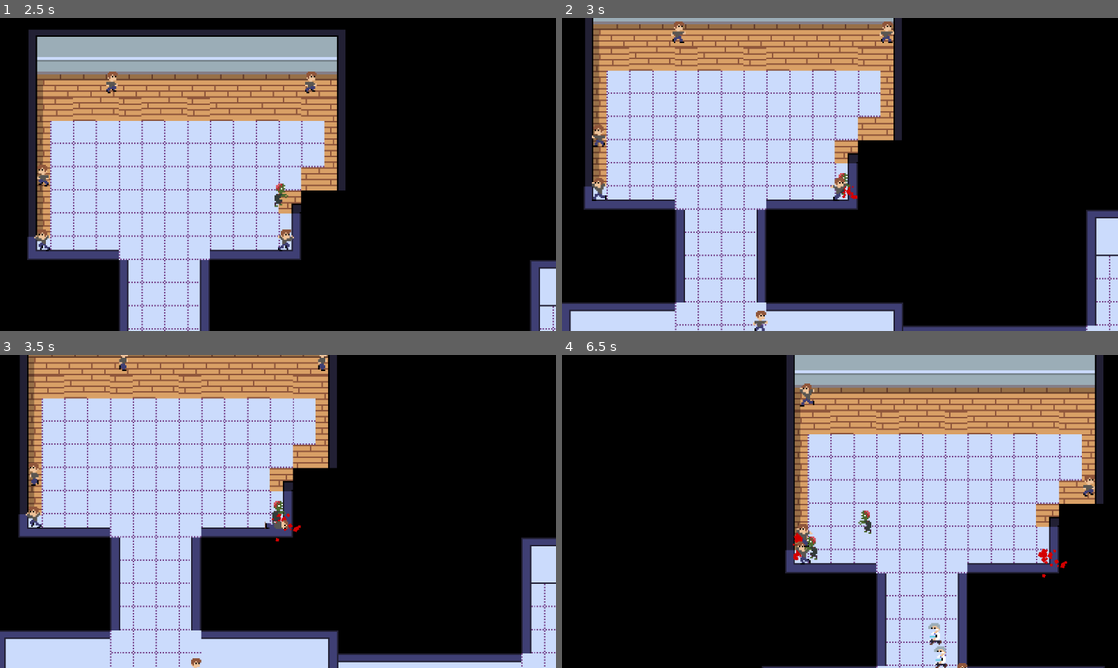
Above: before the commit, frames 1-4 (two rows, left to right).
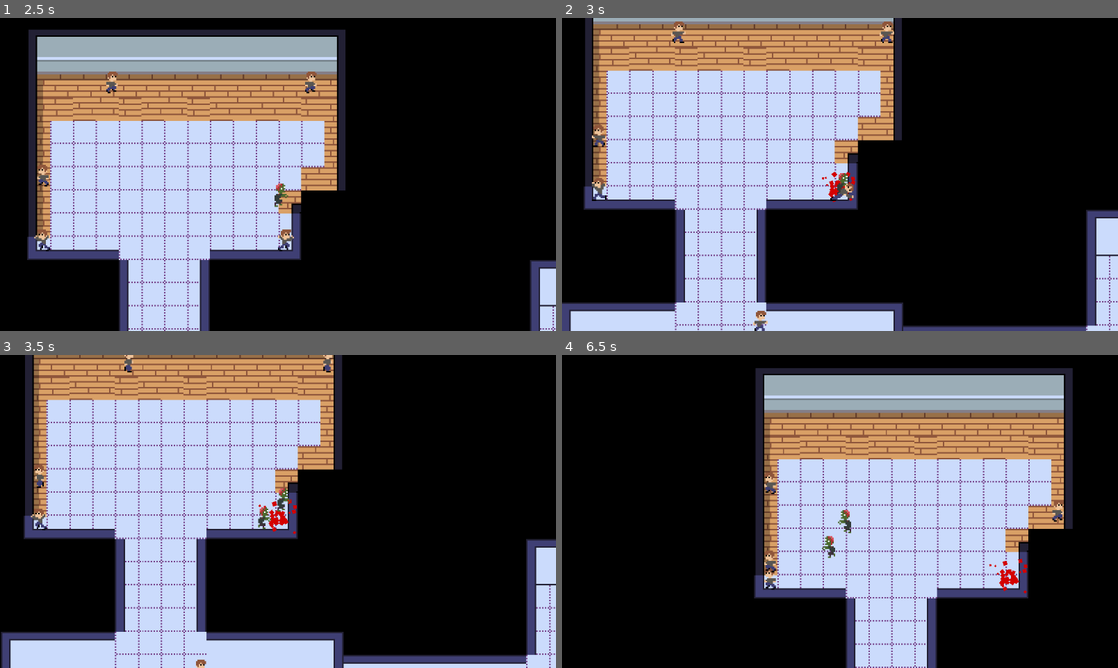
Above: after the commit, the same moments.

Repository: lucasericsson222/gmtk2024
Game: Godot game, scene res://scenes/menu.tscn
Same seed, same stepped clock (60 frames per second), same inputs: the game is played once before the commit and once after it.
Inputs:
- Up to frame 1 (2.5 s): click "Play" at 0.5 s; tap Enter at 1.25 s; hold Right (right) 1.28-2.03 s; hold Down (down) from 2.03 s (still down)
- Up to frame 2 (3 s): release Down (down) at 2.78 s; hold Right (right) from 2.78 s (still down)
- Up to frame 3 (3.5 s): keep holding Right (right)
- Up to frame 4 (6.5 s): release Right (right) at 3.53 s; hold Up (up) 3.53-4.28 s; hold Left (left) 4.28-5.78 s; hold Down (down) from 5.78 s (still down)

Frame 1 is identical in both runs. In frame 2, 0.3% of the frame differs, in the area x 46-54%, y 49-59%; in frame 3, 17%; in frame 4, 34%, in the area x 34-98%, y 0-100%.

Commit message:
blood works correctly, big zombie doesn't have black blood, people die faster

Diff:
--- a/scenes/Blood.tscn
+++ b/scenes/Blood.tscn
@@ -5,19 +5,21 @@
 [node name="Blood" type="CPUParticles2D"]
 z_index = -1
 amount = 50
-explosiveness = 0.4
+lifetime = 0.5
+explosiveness = 0.82
+spread = 180.0
 gravity = Vector2(0, 0)
 initial_velocity_min = 60.0
 initial_velocity_max = 70.0
 angular_velocity_max = 360.0
-damping_min = 50.0
+damping_min = 100.0
 damping_max = 1000.0
 scale_amount_max = 3.0
 color = Color(0.831373, 0.0666667, 0.196078, 1)
 script = ExtResource("1_ktmkw")
 
 [node name="Timer" type="Timer" parent="."]
-wait_time = 0.8
+wait_time = 0.4
 one_shot = true
 autostart = true
 
--- a/scenes/doctor.tscn
+++ b/scenes/doctor.tscn
@@ -121,7 +121,7 @@
 }],
 "loop": false,
 "name": &"death",
-"speed": 10.0
+"speed": 15.0
 }, {
 "frames": [{
 "duration": 1.0,
--- a/scenes/human.tscn
+++ b/scenes/human.tscn
@@ -110,7 +110,7 @@
 }],
 "loop": false,
 "name": &"death",
-"speed": 10.0
+"speed": 15.0
 }, {
 "frames": [{
 "duration": 1.0,
--- a/scenes/super_zombie.tscn
+++ b/scenes/super_zombie.tscn
@@ -183,6 +183,7 @@
 converted_scene_name = "res://scenes/human.tscn"
 animated_sprite = NodePath("../AnimatedSprite2D")
 immunity_timeout = 0.1
+has_bloody_conversions = false
 
 [node name="CollisionShape2D" type="CollisionShape2D" parent="ConversionComponent"]
 position = Vector2(-1, 1)
--- a/scripts/ascension_component.gd
+++ b/scripts/ascension_component.gd
@@ -7,7 +7,7 @@
 
 func _on_body_entered(body: Node2D) -> void:
 	count += 1
-	print(count)
+	#print(count)
 	if count >= required_count:
 		var zombies_to_ascend = get_overlapping_bodies()
 		var ascended_instance = load(ascended_scene_name).instantiate()
@@ -21,4 +21,4 @@
 
 func _on_body_exited(body: Node2D) -> void:
 	count -= 1
-	print(count)
+	#print(count)
--- a/scripts/conversion_component.gd
+++ b/scripts/conversion_component.gd
@@ -49,7 +49,7 @@
 	if has_bloody_conversions:
 		var blood_instance: CPUParticles2D = blood_scene.instantiate()
 		blood_instance.color = blood_color
-		blood_instance.rotation = (body.position - position).angle()
+
 		get_parent().get_parent().add_child(blood_instance)
 		blood_instance.position = get_parent().position
 	get_node("CollisionShape2D").queue_free()
Not shown: 1 places in scenes/super_zombie.tscn that only renumber resources
